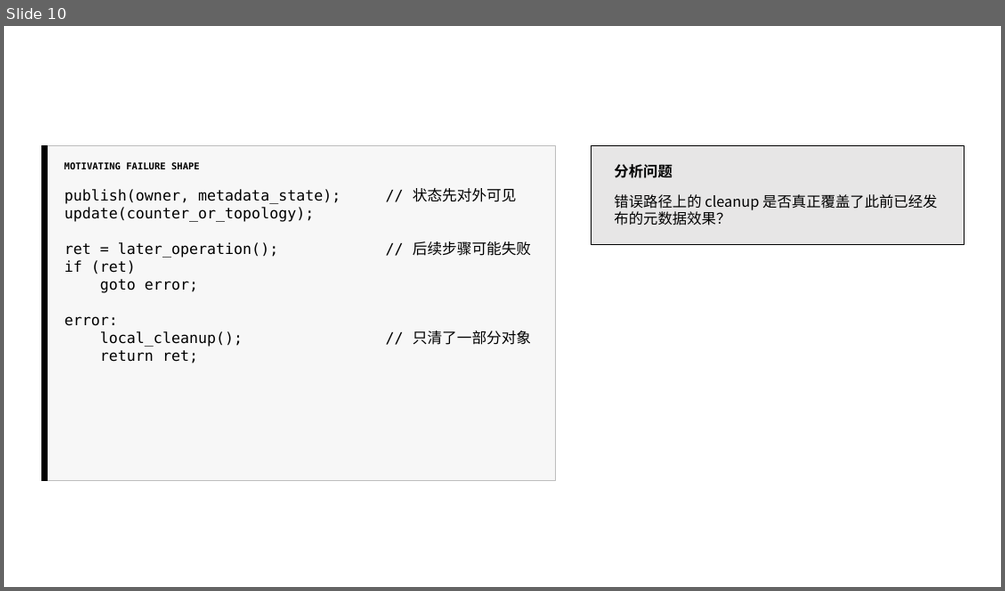
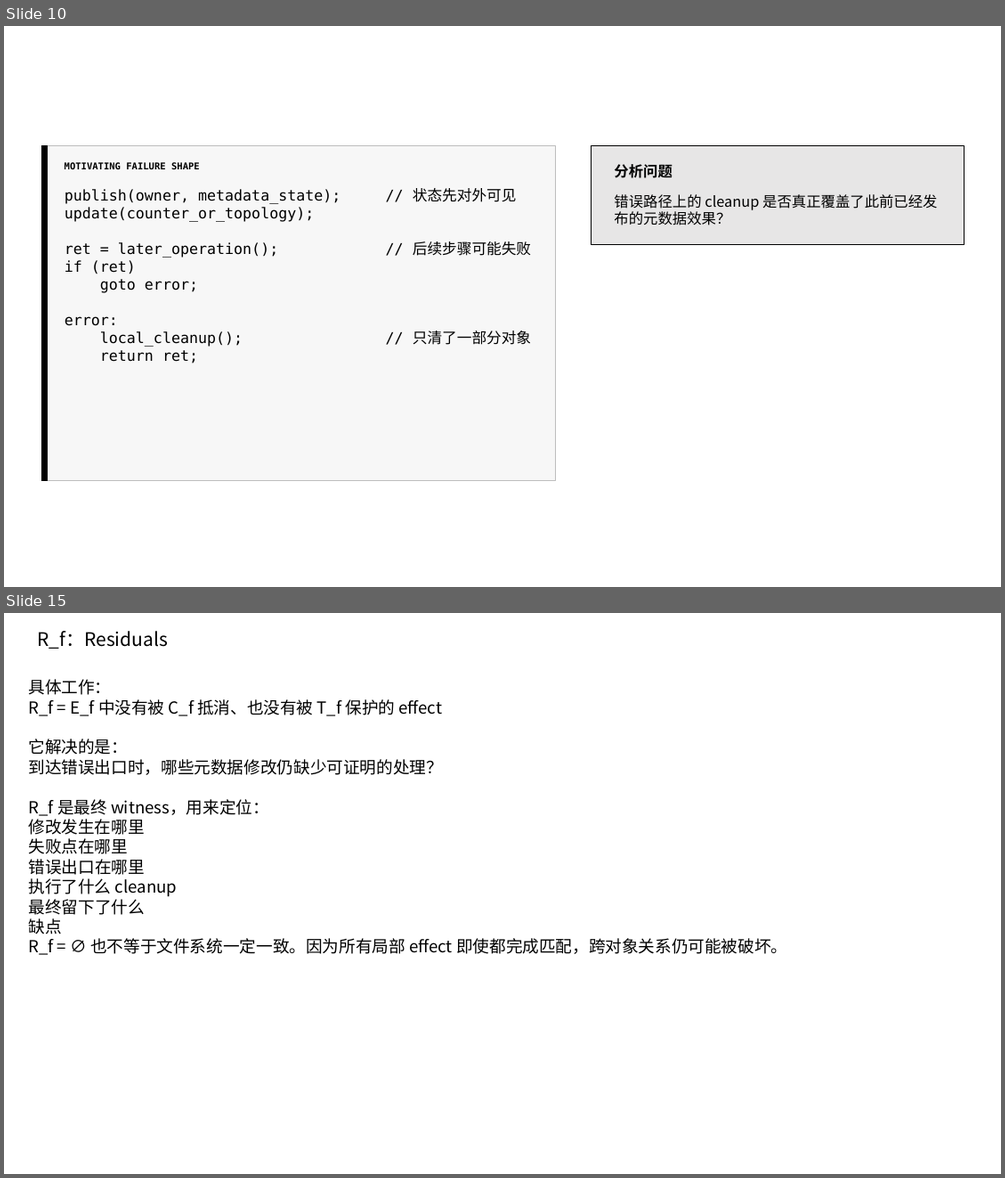
Before and after one commit to yghikun/SE_EOD, a slide deck: 元数据错误路径.pptx. Shown one above the other, each under a label of ours: slide 10 before the commit, slides 10 and 15 after it; the slides between them are not shown. The pictures are 1005x591 and 1005x1178 pixels, drawn with LibreOffice and Linux fonts; fonts in the diff are those of the drawing. Boxes give left, top, right and bottom in pixels: in the first picture for what was removed or moved away, otherwise in the second. Text is boxed around its words. In the diff, an @@ line names an element or a change of style, - is before the commit and + after.

Commit message:
修改想法

```diff
--- a/元数据错误路径.pptx
+++ b/元数据错误路径.pptx
@@ slide 15 added at (x1=4, y1=613, x2=1001, y2=1174), background #FFFFFF @@
@@ text added at (x1=38, y1=631, x2=169, y2=649), 18 pt, text #000000 @@
+R_f：Residuals
@@ text added at (x1=29, y1=679, x2=787, y2=955), 16 pt, text #000000 @@
+具体工作：
+R_f = E_f 中没有被 C_f 抵消、也没有被 T_f 保护的 effect
+它解决的是：
+到达错误出口时，哪些元数据修改仍缺少可证明的处理？
+R_f 是最终 witness，用来定位：
+修改发生在哪里
+失败点在哪里
+错误出口在哪里
+执行了什么 cleanup
+最终留下了什么
+缺点
+R_f = ∅ 也不等于文件系统一定一致。因为所有局部 effect 即使都完成匹配，跨对象关系仍可能被破坏。
```
Also in this commit, not shown: 1 slide changed, 17 other slides added, 14 other files.
